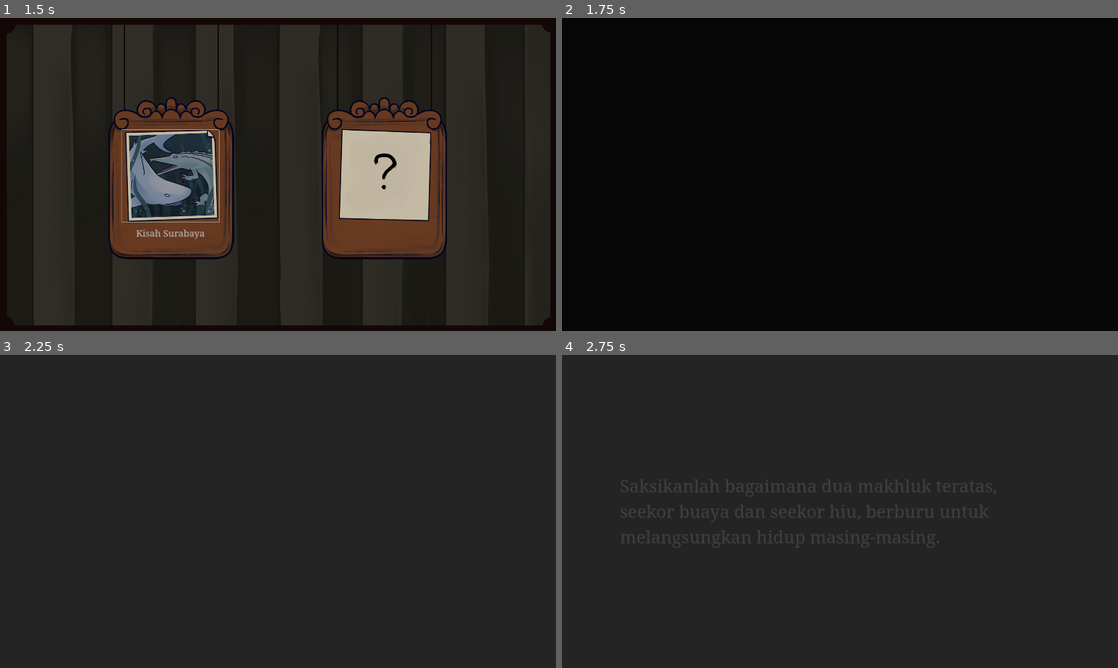
Above: before the commit, frames 1-4 (two rows, left to right).
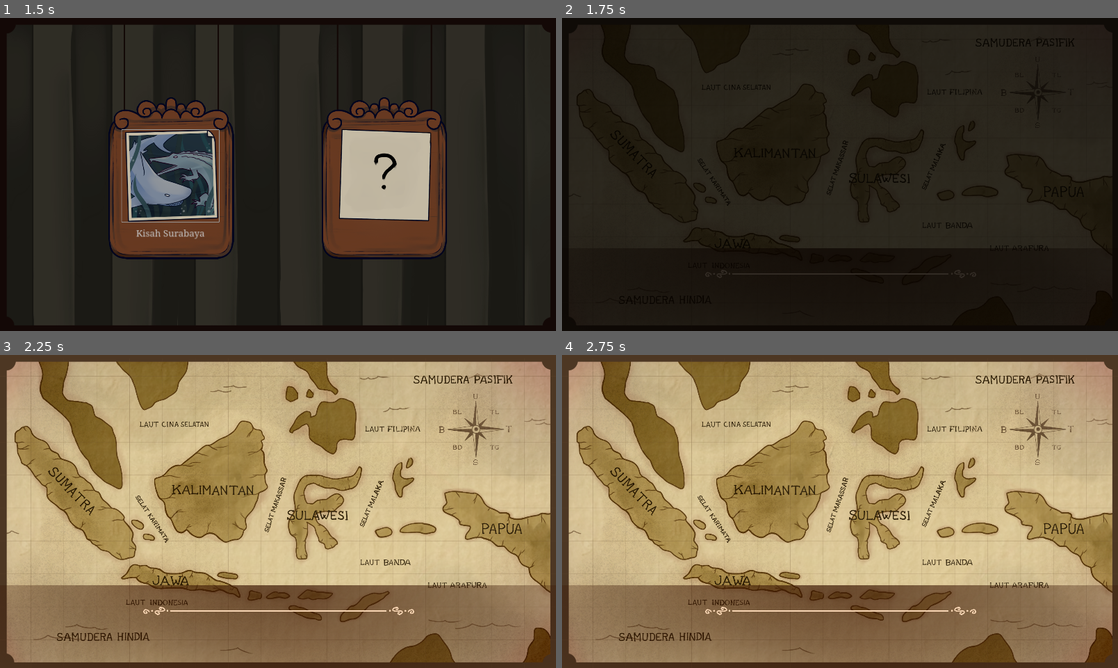
Above: after the commit, the same moments.

Repository: istamarahsan/youma-gemastik-2023
Game: Godot game, scene res://main.tscn
Two runs of this game, one before a commit and one after it. Both use one fixed random seed, a clock stepped at 60 frames per second and the inputs below.
Inputs (mouse positions are in pixels of both pictures, inside the frame that each line leads up to):
- Up to frame 1 (1.5 s): click "Mulai" at 0.5 s; click (172, 174) at 1.25 s
- Up to frame 2 (1.75 s): no input
- Up to frame 3 (2.25 s): move the mouse to (400, 495) at 2.02 s; click (400, 495) at 2.17 s
- Up to frame 4 (2.75 s): no input

Frame 1 is identical in both runs. In frame 2, 59% of the frame differs, in the area x 1-99%, y 2-98%; in frame 3, 100%; in frame 4, 100%, in the area x 0-100%, y 0-100%.

Commit message:
adjust blank cutscene presenteer

Diff:
--- a/cutscene/blank_cutscene_presenter.tscn
+++ b/cutscene/blank_cutscene_presenter.tscn
@@ -1,7 +1,9 @@
-[gd_scene load_steps=5 format=3 uid="uid://cm5x5njqo8dbf"]
+[gd_scene load_steps=7 format=3 uid="uid://cm5x5njqo8dbf"]
 
 [ext_resource type="Script" path="res://cutscene/blank_cutscene_presenter.gd" id="1_1uo18"]
 [ext_resource type="Theme" uid="uid://44i6ats70703" path="res://assets/youma_theme.tres" id="2_i6kaa"]
+[ext_resource type="Texture2D" uid="uid://cnf7xbyety3t8" path="res://assets/ui/Dialogue Box.png" id="3_f4nxh"]
+[ext_resource type="Texture2D" uid="uid://ciubofowr7v4a" path="res://assets/ui/Dialogue Divider.png" id="4_03xje"]
 
 [sub_resource type="Gradient" id="Gradient_qvqke"]
 offsets = PackedFloat32Array(0)
@@ -18,8 +20,8 @@
 script = ExtResource("1_1uo18")
 start_delay = 1.0
 interval = 1.0
-lifetime = 1.0
-fade = 1.0
+lifetime = 3.0
+fade = 0.5
 
 [node name="BG" type="TextureRect" parent="."]
 layout_mode = 1
@@ -30,24 +32,36 @@
 grow_vertical = 2
 texture = SubResource("GradientTexture1D_t3d8i")
 
-[node name="MarginContainer" type="MarginContainer" parent="."]
+[node name="DialogueBack" type="TextureRect" parent="."]
 layout_mode = 1
-anchors_preset = 15
-anchor_right = 1.0
-anchor_bottom = 1.0
-grow_horizontal = 2
-grow_vertical = 2
-theme_override_constants/margin_left = 200
-theme_override_constants/margin_right = 200
+offset_top = 794.0
+offset_right = 1920.0
+offset_bottom = 1080.0
+texture = ExtResource("3_f4nxh")
+expand_mode = 1
 
-[node name="BlankPresenterText" type="Label" parent="MarginContainer"]
+[node name="DialogueBar" type="TextureRect" parent="."]
+layout_mode = 1
+offset_left = 495.0
+offset_top = 869.0
+offset_right = 1430.0
+offset_bottom = 897.0
+texture = ExtResource("4_03xje")
+
+[node name="BlankPresenterText" type="Label" parent="."]
 unique_name_in_owner = true
-layout_mode = 2
+offset_left = 496.0
+offset_top = 910.0
+offset_right = 1430.0
+offset_bottom = 1069.0
 theme = ExtResource("2_i6kaa")
-theme_override_font_sizes/font_size = 60
-text = "test"
-vertical_alignment = 1
+theme_override_constants/line_spacing = -2
+theme_override_font_sizes/font_size = 33
+text = "Ikan hiu makan tomat
+pen turu ngantuk bat"
+horizontal_alignment = 1
 autowrap_mode = 3
+metadata/_edit_lock_ = true
 
 [node name="Lifetime" type="Timer" parent="."]
 
--- a/game.tscn
+++ b/game.tscn
@@ -9,11 +9,6 @@
 [ext_resource type="Resource" uid="uid://eavdteot3fjs" path="res://cutscene/data/3blank-1.tres" id="6_oo30y"]
 [ext_resource type="Shader" path="res://shaders/transition_cover.gdshader" id="6_ykqvb"]
 
-[sub_resource type="Resource" id="Resource_bmtkd"]
-script = ExtResource("4_uv5xy")
-cutscene = ExtResource("6_oo30y")
-type = 0
-
 [sub_resource type="Resource" id="Resource_pg5ot"]
 script = ExtResource("4_uv5xy")
 cutscene = ExtResource("3_vdlnj")
@@ -24,9 +19,14 @@
 cutscene = ExtResource("5_rlssd")
 type = 1
 
+[sub_resource type="Resource" id="Resource_bmtkd"]
+script = ExtResource("4_uv5xy")
+cutscene = ExtResource("6_oo30y")
+type = 0
+
 [sub_resource type="Resource" id="Resource_g7aqp"]
 script = ExtResource("2_40aht")
-stages = Array[Resource("res://stage-loader/stage_loader.gd")]([SubResource("Resource_bmtkd"), SubResource("Resource_pg5ot"), SubResource("Resource_50afm")])
+stages = Array[Resource("res://stage-loader/stage_loader.gd")]([SubResource("Resource_pg5ot"), SubResource("Resource_50afm"), SubResource("Resource_bmtkd")])
 
 [sub_resource type="ShaderMaterial" id="ShaderMaterial_6t18v"]
 resource_local_to_scene = true
